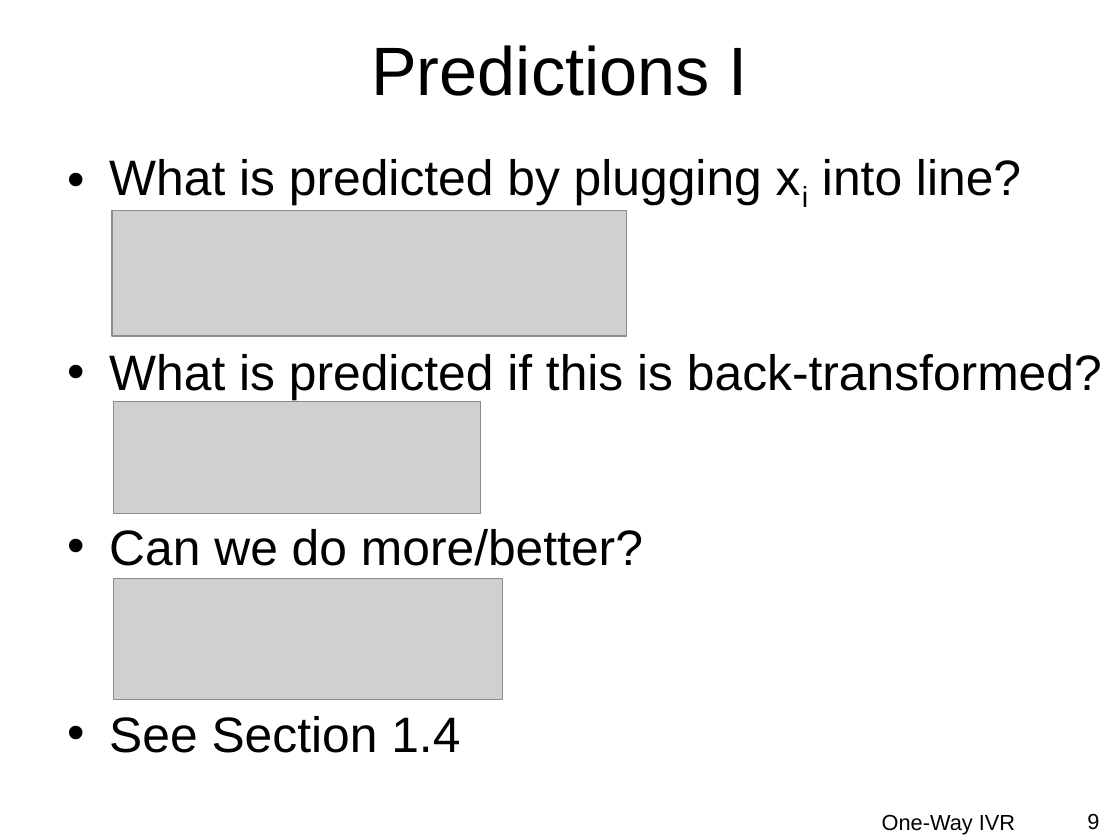
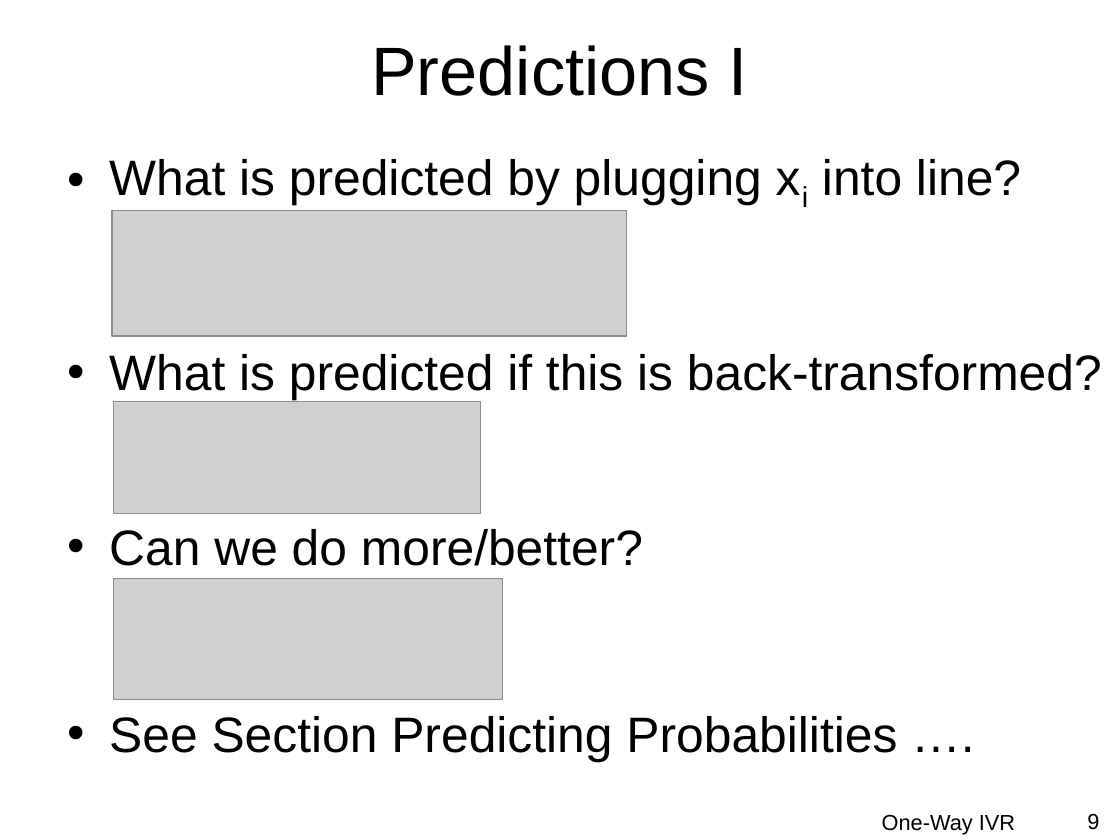
Before and after one commit to droglenc/NCMTH207, a slide deck: slide 9 of modules/LogisticRegression/PPT.pptx. Drawn at 1120x840 pixels with LibreOffice and Linux fonts; fonts in the diff are those of the drawing; grey boxes stand for pictures; background and template pictures are left out. Boxes give left, top, right and bottom in pixels: in the first picture for what was removed or moved away, otherwise in the second. Text is boxed around its words. In the diff, an @@ line names an element or a change of style, - is before the commit and + after.

```diff
--- a/modules/LogisticRegression/PPT.pptx
+++ b/modules/LogisticRegression/PPT.pptx
@@ text at bbox=[109, 716, 897, 762]: text changed @@
-• See Section 1.4
+• See Section Predicting Probabilities ….
```
Also in this commit, not shown: 7 other slides changed, 12 other files.
